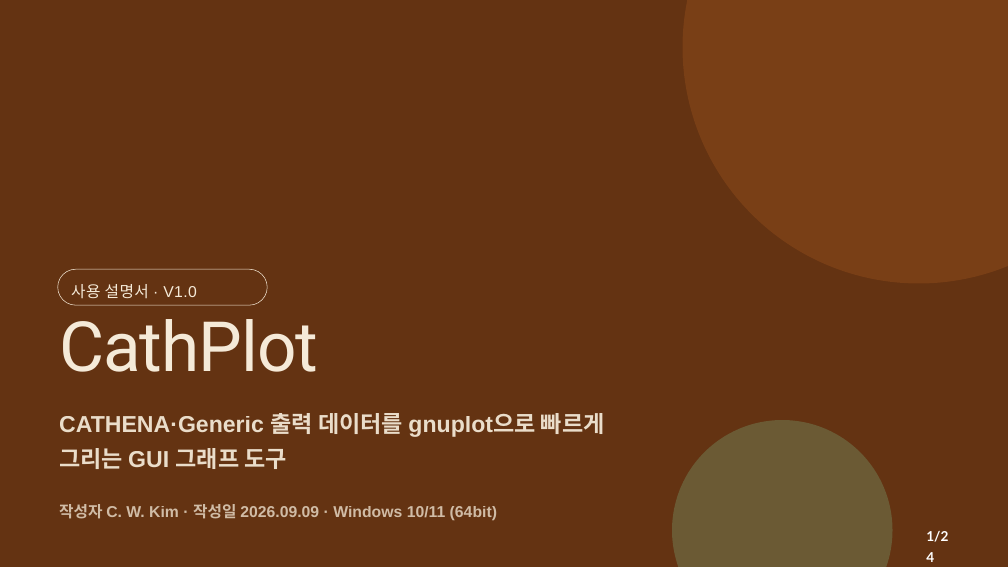
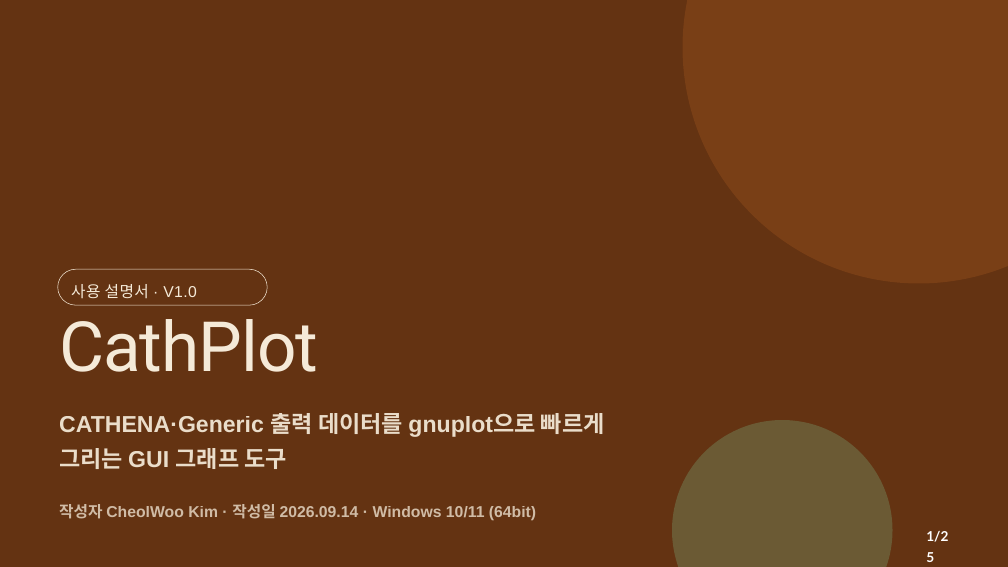
Before and after one commit to CWKIM113/CathPlot_Pub, a slide deck: slide 1 of CathPlot_발표.pptx. Drawn at 1008x567 pixels with LibreOffice and Linux fonts; fonts in the diff are those of the drawing. Boxes give left, top, right and bottom in pixels: in the first picture for what was removed or moved away, otherwise in the second. Text is boxed around its words. In the diff, an @@ line names an element or a change of style, - is before the commit and + after.

```diff
--- a/CathPlot_발표.pptx
+++ b/CathPlot_발표.pptx
@@ text at (x1=59, y1=504, x2=536, y2=521): text changed @@
-작성자 C. W. Kim · 작성일 2026.09.09 · Windows 10/11 (64bit)
+작성자 CheolWoo Kim · 작성일 2026.09.14 · Windows 10/11 (64bit)
```
Also in this commit, not shown: 23 other slides changed, 1 slide added, 2 other files.
